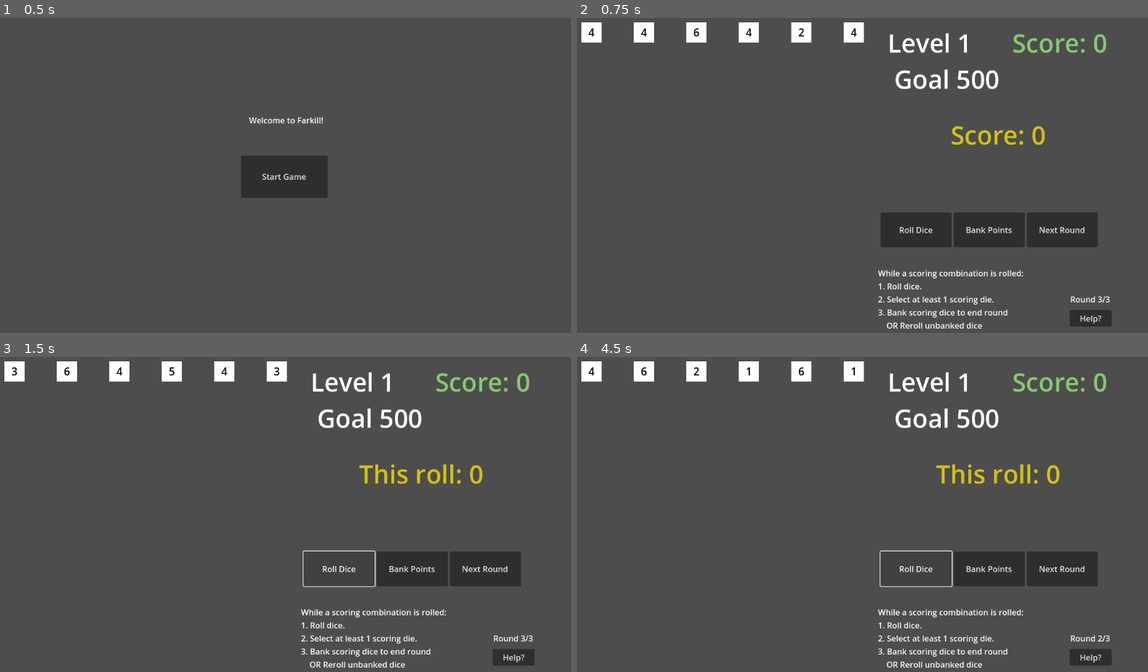
Above: before the commit, frames 1-4 (two rows, left to right).
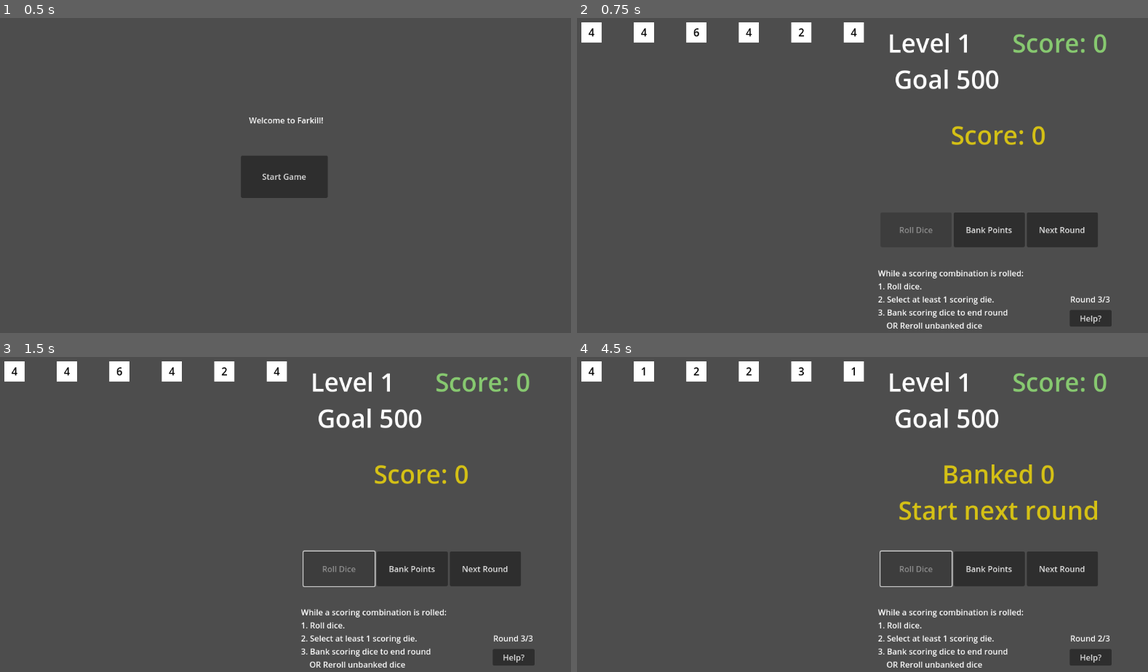
Above: after the commit, the same moments.

Repository: patrickbeekman/farkill
Game: Godot game, scene res://scenes/StartScreen.tscn
The game is run twice, just before and just after one commit, with the same random seed, the same clock (stepped at 60 frames per second) and the same inputs.
Inputs (mouse positions are in pixels of both pictures, inside the frame that each line leads up to):
- Up to frame 1 (0.5 s): no input
- Up to frame 2 (0.75 s): click "Start Game" at 0.5 s
- Up to frame 3 (1.5 s): click (336, 568) at 1.25 s, where only the run before the commit has a clickable "Roll Dice"
- Up to frame 4 (4.5 s): click "Bank Points" at 2 s; click "Next Round" at 2.75 s; click "Next Round" at 3.5 s; click (913, 568) at 4.25 s, where only the run before the commit has a clickable "Roll Dice"

Frame 1 is identical in both runs. In frame 2, less than 0.1% of the frame differs, in the area x 56-63%, y 66-69%; in frame 3, 0.7%; in frame 4, 1.5%, in the area x 11-92%, y 3-69%.

Commit message:
more accurate scoring rules

Diff:
--- a/Main.gd
+++ b/Main.gd
@@ -40,10 +40,10 @@
 		_fark()
 		return
 
-	var current_roll_score = calculate_score(newly_kept_dice)
+	var current_roll_score = calculate_score(newly_kept_dice, true)
 	$ScoreLabel.text = "This roll: " + str(current_roll_score)
 
-func calculate_score(dice_to_score: Array) -> int:
+func calculate_score(dice_to_score: Array, only_check_special: bool = false) -> int:
 	var counts = {}
 	for die in dice_to_score:
 		var val = die.value
@@ -53,42 +53,40 @@
 	var values = counts.keys()
 	var count_values = counts.values()
 
-	# Special pattern: Straight (1-6)
-	if values.size() == 6:
-		current_score += 1500
-		return current_score
-
-	# Special pattern: Three pairs
-	if values.size() == 3 and count_values.count(2) == 3:
-		current_score += 1500
-		return current_score
-
-	# Special pattern: Two triplets
-	if values.size() == 2 and count_values.count(3) == 2:
-		current_score += 2500
-		return current_score
-
-	# Special pattern: Five-dice full house (3 + 2)
-	if dice_to_score.size() == 5 and values.size() == 2:
-		if (3 in count_values and 2 in count_values):
-			current_score += 1000  # adjust this if you want
+	# --- Only run these special combo checks if we're scoring freshly rolled dice ---
+	if only_check_special:
+		# Straight (1–6)
+		if values.size() == 6:
+			current_score += 1500
 			return current_score
 
-	# Count scoring for kinds and singles
+		# Three pairs
+		if values.size() == 3 and count_values.count(2) == 3:
+			current_score += 1500
+			return current_score
+
+		# Two triplets
+		if values.size() == 2 and count_values.count(3) == 2:
+			current_score += 2500
+			return current_score
+
+		# 3+2 Full house on 5 dice
+		if dice_to_score.size() == 5 and values.size() == 2:
+			if (3 in count_values and 2 in count_values):
+				current_score += 1000
+				return current_score
+
+	# --- If not checking for specials, or if no special pattern matched ---
 	for val in counts:
 		var count = counts[val]
 
-		# Three or more of a kind
 		if count >= 3:
 			if val == 1:
-				current_score += 1000
-				current_score += (count - 3) * 100  # bonus for each extra '1'
+				current_score += 1000 + (count - 3) * 100
 			else:
-				current_score += val * 100
-				current_score += (count - 3) * val * 100  # bonus per die
-			continue  # already scored, skip to next
-
-		# Remaining 1s or 5s
+				current_score += val * 100 + (count - 3) * val * 100
+			continue
+
 		if val == 1:
 			current_score += count * 100
 		elif val == 5:
@@ -98,13 +96,19 @@
 
 func update_current_score_display():
 	var kept_dice = kept_container.get_children()
-	var score = calculate_score(kept_dice)
-	$ScoreLabel.text = "Score: %d pts" % score
+	var base_score = calculate_score(kept_dice)
+	var special_score = calculate_score(newly_kept_dice, true)
+
+	# Avoid double-counting if a special rule applies
+	if special_score >= 1000:
+		$ScoreLabel.text = "Score: %d pts (special!)" % special_score
+	else:
+		$ScoreLabel.text = "Score: %d pts" % base_score
 
 
 func _on_bank_pressed():
 	var kept_dice = kept_container.get_children()
-	var banked_score = calculate_score(kept_dice)
+	var banked_score = calculate_score(kept_container.get_children())
 	total_score += banked_score
 	rounds_left -= 1
 
@@ -125,6 +129,9 @@
 		die.modulate = Color(1, 1, 1)
 		die.roll()
 	newly_kept_dice.clear()
+
+	# Disable Roll until player keeps a die
+	$ActionButtons/RollButton.disabled = true
 
 func has_valid_score(dice_to_check: Array) -> bool:
 	return calculate_score(dice_to_check) > 0
@@ -148,6 +155,9 @@
 		die.modulate = Color(1, 1, 1)
 		newly_kept_dice.erase(die)
 
+	# Enable Roll only if at least one die is kept
+	$ActionButtons/RollButton.disabled = kept_container.get_child_count() == 0
+
 func start_round():
 	#$ScoreLabel.text = "Level " + str(current_level) + "\nRounds Left: " + str(rounds_left)
 	$ActionButtons/BankButton.disabled = false
